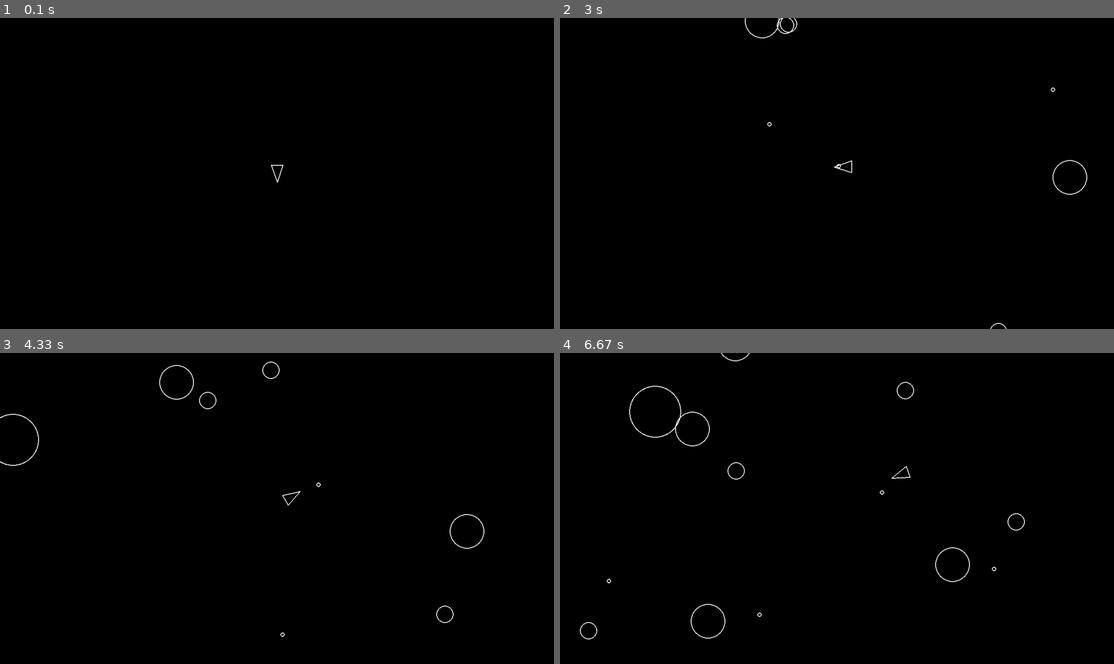
Above: before the commit, frames 1-4 (two rows, left to right).
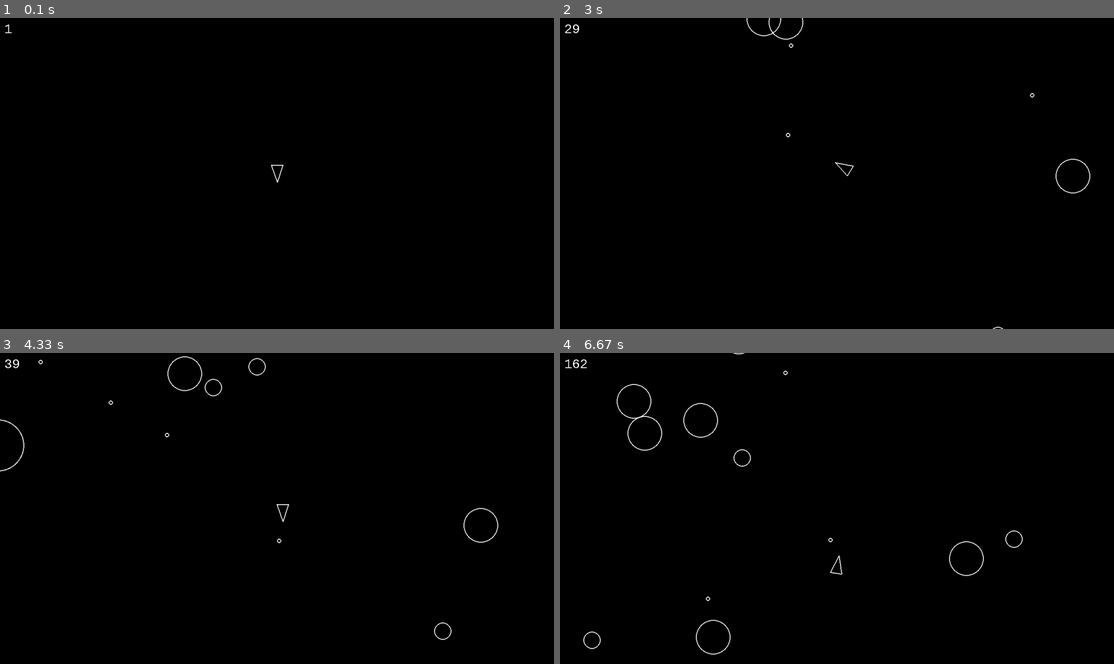
Above: after the commit, the same moments.

Repository: lifinity/pygame_asteroids
Game: pygame game, started from main.py
Two runs of this game, one before a commit and one after it. Both use one fixed random seed, a clock stepped at 60 frames per second and the inputs below.
Inputs:
- Up to frame 1 (0.1 s): no input
- Up to frame 2 (3 s): tap Space at 0.33, 0.73, 1.03, 1.23, 1.57, 1.87, 2.07, 2.37, 2.63, 2.97 s; hold D 0.67-1.13 s; hold W 1.17-1.47 s; hold D 1.5-1.97 s; hold A 2-2.53 s; hold S 2.57-2.87 s; hold P from 2.9 s (still down); hold A from 2.9 s (still down)
- Up to frame 3 (4.33 s): tap Space at 3.27, 3.4, 3.7, 3.83, 4.13, 4.27 s; release P at 3.3 s; release A at 3.3 s; hold P 3.33-3.73 s; hold A 3.77-4.17 s; hold W from 4.2 s (still down)
- Up to frame 4 (6.67 s): release W at 4.57 s; hold D 4.6-5.23 s; tap Space at 4.67, 4.97, 5.33, 5.73, 6.03, 6.23, 6.53 s; hold S 5.27-5.63 s; hold A 5.67-6.13 s; hold D 6.17-6.63 s

The runs differ from the first frame. In frame 1, less than 0.1% of the frame differs, in the area x 0-3%, y 1-5%; in frame 2, 0.5%; in frame 3, 0.9%; in frame 4, 1.3%, in the area x 0-84%, y 0-98%.

Commit message:
+ score system, pause, game over & reset/retry

Diff:
--- a/asteroid.py
+++ b/asteroid.py
@@ -1,11 +1,12 @@
 import pygame
 import random
 from circleshape import CircleShape
-from constants import COLOR_WHITE, DRAW_LINE_WIDTH, ASTEROID_MIN_RADIUS
+from constants import COLOR_WHITE, DRAW_LINE_WIDTH, ASTEROID_MIN_RADIUS, ASTEROID_BASE_POINTS
 
 class Asteroid(CircleShape):
     def __init__(self, x, y, radius):
         super().__init__(x, y, radius)
+        self.value = int(ASTEROID_MIN_RADIUS / radius) * ASTEROID_BASE_POINTS
 
     def draw(self, screen):
         pygame.draw.circle(screen, COLOR_WHITE, self.position, self.radius, DRAW_LINE_WIDTH)
--- a/circleshape.py
+++ b/circleshape.py
@@ -8,9 +8,16 @@
         else:
             super().__init__()
 
+        self.spawn_coords = (x, y)
         self.position = pygame.Vector2(x, y)
         self.velocity = pygame.Vector2(0, 0)
         self.radius = radius
+
+    def collides(self, obj):
+        return self.position.distance_to(obj.position) <= self.radius + obj.radius
+
+    def reset(self):
+        self.position.update(self.spawn_coords)
 
     def draw(self, screen):
         # sub-classes must override
@@ -19,6 +26,3 @@
     def update(self, dt):
         # sub-classes must override
         pass
-
-    def collides(self, obj):
-        return self.position.distance_to(obj.position) <= self.radius + obj.radius
--- a/constants.py
+++ b/constants.py
@@ -1,10 +1,19 @@
 SCREEN_WIDTH = 1280
 SCREEN_HEIGHT = 720
+HEIGHT_OFFSET = SCREEN_HEIGHT / 10
 FPS_LIMIT = 60
+
+DEFAULT_FONT = "Courier"
+DEFAULT_FONT_SIZE = 30
 
 DRAW_LINE_WIDTH = 2
 COLOR_BLACK = (0, 0, 0)
 COLOR_WHITE = (255, 255, 255)
+
+STATE_GAME = "GAME"
+STATE_GAMEOVER = "GAMEOVER"
+
+SCORE_SCREEN_POS = (10, 10)
 
 ASTEROID_MIN_RADIUS = 20
 ASTEROID_KINDS = 3
@@ -12,11 +21,13 @@
 ASTEROID_MAX_RADIUS = ASTEROID_MIN_RADIUS * ASTEROID_KINDS
 ASTEROID_MIN_SPEED = 40
 ASTEROID_MAX_SPEED = 100
+ASTEROID_BASE_POINTS = 100
 
 PLAYER_RADIUS = 20
 PLAYER_SPEED = 200
 PLAYER_TURN_SPEED = 300
 PLAYER_SHOOT_SPEED = 500
 PLAYER_SHOOT_COOLDOWN = 0.3
+PLAYER_START_POS = (SCREEN_WIDTH / 2, SCREEN_HEIGHT / 2)
 
 SHOT_RADIUS = 5
--- a/main.py
+++ b/main.py
@@ -2,6 +2,7 @@
 import pygame
 from constants import *
 from shot import Shot
+from score import Score
 from player import Player
 from asteroid import Asteroid
 from asteroidfield import AsteroidField
@@ -10,6 +11,10 @@
     pygame.init()
     screen = pygame.display.set_mode((SCREEN_WIDTH, SCREEN_HEIGHT))
     clock = pygame.time.Clock()
+
+    state = STATE_GAME
+    paused = False
+    announce_font = pygame.font.SysFont(DEFAULT_FONT, DEFAULT_FONT_SIZE * 2)
 
     updatable = pygame.sprite.Group()
     drawable = pygame.sprite.Group()
@@ -20,37 +25,72 @@
     AsteroidField.containers = (updatable)
     Player.containers = (updatable, drawable)
     Shot.containers = (shots, updatable, drawable)
+    Score.containers = (updatable, drawable)
 
+    score = Score()
     asteroid_field = AsteroidField()
-    player = Player(SCREEN_WIDTH / 2, SCREEN_HEIGHT / 2)
+    player = Player()
+    dt = 0
 
-    dt = 0
+    def reset_game():
+        for asteroid in asteroids:
+            asteroid.kill()
+            del asteroid
+
+        for shot in shots:
+            shot.kill()
+            del shot
+
+        player.reset()
+        score.reset()
 
     while (True):
         for event in pygame.event.get():
             if event.type == pygame.QUIT:
                 return
 
-        updatable.update(dt)
+            if event.type == pygame.KEYDOWN:
+                if state == STATE_GAMEOVER:
+                    if event.key == pygame.K_y:
+                        reset_game()
+                        state = STATE_GAME
+                    if event.key == pygame.K_n:
+                        return
 
-        for asteroid in asteroids:
-            for shot in shots:
-                if asteroid.collides(shot):
-                    shot.kill()
-                    asteroid.split()
+                if event.key == pygame.K_p:
+                    paused = not paused
 
-            if asteroid.collides(player):
-                print("Game over!")
-                sys.exit()
+        if state == STATE_GAME:
+            if not paused:
+                updatable.update(dt)
 
-        screen.fill(COLOR_BLACK)
+            for asteroid in asteroids:
+                for shot in shots:
+                    if asteroid.collides(shot):
+                        shot.kill()
+                        asteroid.split()
+                        score.boost(asteroid.value)
 
-        for sprite in drawable:
-            sprite.draw(screen)
+                if asteroid.collides(player):
+                    state = STATE_GAMEOVER
 
-        pygame.display.flip()
+            screen.fill(COLOR_BLACK)
 
-        dt = clock.tick(FPS_LIMIT) / 1000
+            for sprite in drawable:
+                sprite.draw(screen)
+
+            pygame.display.flip()
+
+            dt = clock.tick(FPS_LIMIT) / 1000
+
+        if state == STATE_GAMEOVER:
+            screen.fill(COLOR_BLACK)
+
+            gg_text = announce_font.render("TRY AGAIN? Y/N", False, COLOR_WHITE)
+            gg_rect = gg_text.get_rect(center = (SCREEN_WIDTH / 2, (SCREEN_HEIGHT / 2) - HEIGHT_OFFSET))
+            screen.blit(gg_text, gg_rect)
+
+            pygame.display.flip()
 
 if __name__ == "__main__":
     main()
--- a/player.py
+++ b/player.py
@@ -2,13 +2,13 @@
 from constants import PLAYER_RADIUS, DRAW_LINE_WIDTH,  \
                       PLAYER_TURN_SPEED, PLAYER_SPEED, \
                       COLOR_WHITE, PLAYER_SHOOT_SPEED, \
-                      PLAYER_SHOOT_COOLDOWN
+                      PLAYER_SHOOT_COOLDOWN, PLAYER_START_POS
 from circleshape import CircleShape
 from shot import Shot
 
 class Player(CircleShape):
-    def __init__(self, x, y):
-        super().__init__(x, y, PLAYER_RADIUS)
+    def __init__(self):
+        super().__init__(*PLAYER_START_POS, PLAYER_RADIUS)
         self.rotation = 0
         self.shoot_cooldown = 0
 
@@ -19,9 +19,6 @@
         b = self.position - forward * self.radius - right
         c = self.position - forward * self.radius + right
         return [a, b, c]
-
-    def draw(self, screen):
-        pygame.draw.polygon(screen, COLOR_WHITE, self.triangle(), DRAW_LINE_WIDTH)
 
     def rotate(self, dt):
         self.rotation += PLAYER_TURN_SPEED * dt
@@ -35,6 +32,9 @@
             shot = Shot(self.position.x, self.position.y)
             shot.velocity = pygame.Vector2(0, 1).rotate(self.rotation) * PLAYER_SHOOT_SPEED
             self.shoot_cooldown = PLAYER_SHOOT_COOLDOWN
+
+    def draw(self, screen):
+        pygame.draw.polygon(screen, COLOR_WHITE, self.triangle(), DRAW_LINE_WIDTH)
 
     def update(self, dt):
         self.shoot_cooldown -= dt
--- /dev/null
+++ b/score.py
@@ -0,0 +1,26 @@
+import pygame
+from constants import SCORE_SCREEN_POS, DEFAULT_FONT, DEFAULT_FONT_SIZE, COLOR_WHITE
+
+class Score(pygame.sprite.Sprite):
+    def __init__(self):
+        if hasattr(self, "containers"):
+            super().__init__(self.containers)
+        else:
+            super().__init__()
+
+        self.value = 0
+        self.font = pygame.font.SysFont(DEFAULT_FONT, DEFAULT_FONT_SIZE)
+
+    def boost(self, points):
+        self.value += points
+
+    def reset(self):
+        self.value = 0
+
+    def draw(self, screen):
+        score_txt = self.font.render(f"{self.value:.0f}", False, COLOR_WHITE)
+        screen.blit(score_txt, SCORE_SCREEN_POS)
+
+    # score auto-increases over time
+    def update(self, dt):
+        self.value += dt * 10
